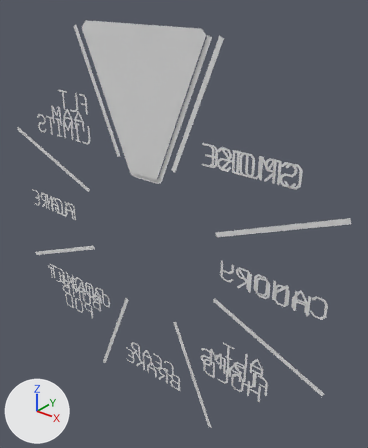
Before and after pictures for a commit that changed the FBX model SF-1/Models/MFD/MFD.fbx.
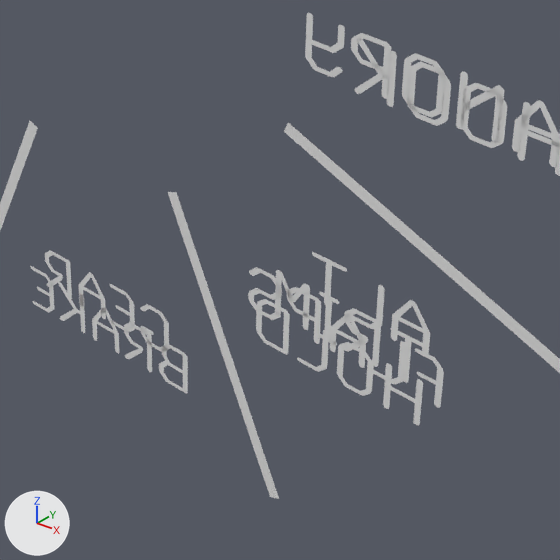
Each version appears first whole from a 50 mm camera at (0.771, -0.306, 2.221) aimed at (0.506, 0.026, 2.016), and next in a close-up on the part from 31% to 84% of the width and 57% to 100% of the height. The axes (+X, +Y, +Z) are drawn at lower left. The lights are the same throughout. Where no turn or scale is listed for an object, it has been applied to the vertices.

In view in the first close-up: 'MFD_ALTHOLD', 'MFD_BRAKE', 'MFD_CANOPY', 'MFD_FLAPS', 'MFD_GEAR', 'MFD_HOOK', 'MFD_TRIM', 'StickDisplay'.
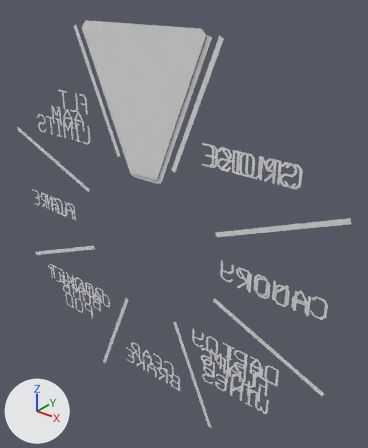
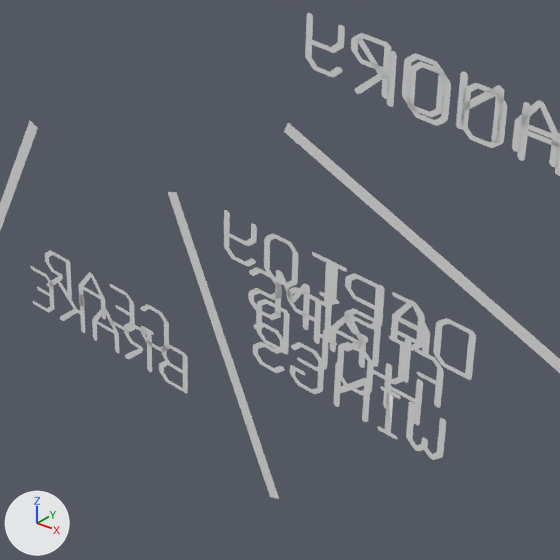
Where the change shows, as pixel boxes [x1, y1, x2, y2] in the close-ups (560 x 560 px):
'MFD_DEPLOYWINGS', added
    after: [224, 210, 476, 460]

The change, as a list of edits to the scene's bpy script:
```text
Add me_text_015:
    me_text_015.from_pydata(...)  # 334 vertices, 318 faces; spans x 0.0532..0.1442, y 0.0, z -0.1284..-0.0727
Add ob_mfd_deploywings:
    ob_mfd_deploywings = bpy.data.objects.new('MFD_DEPLOYWINGS', me_text_015)
    ob_mfd_deploywings.location = (0.483, 0.0, 2.0)
```
